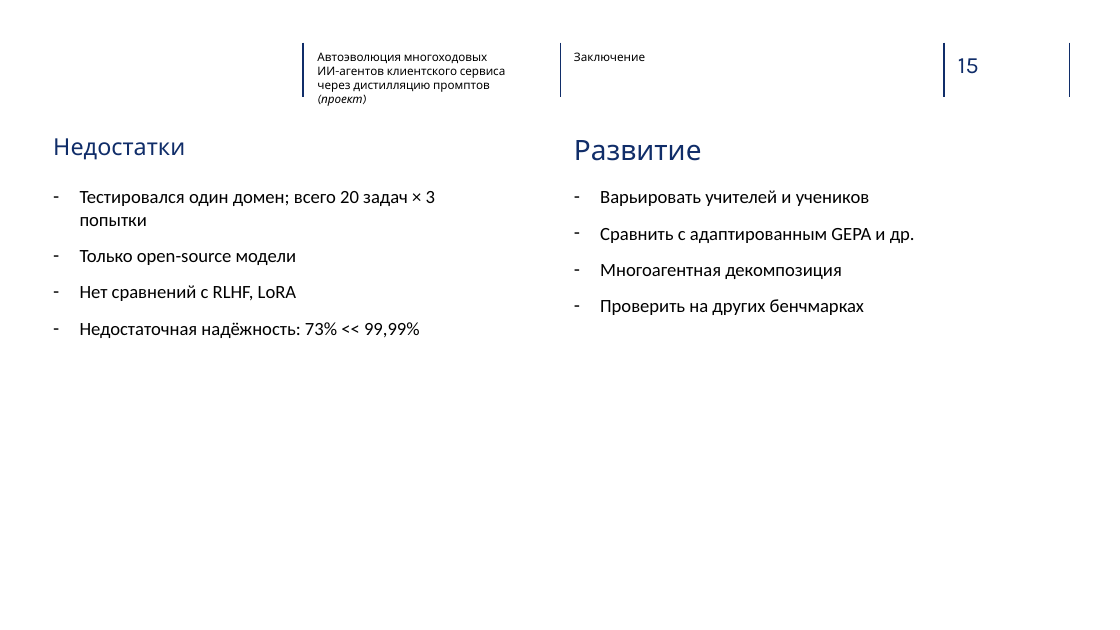
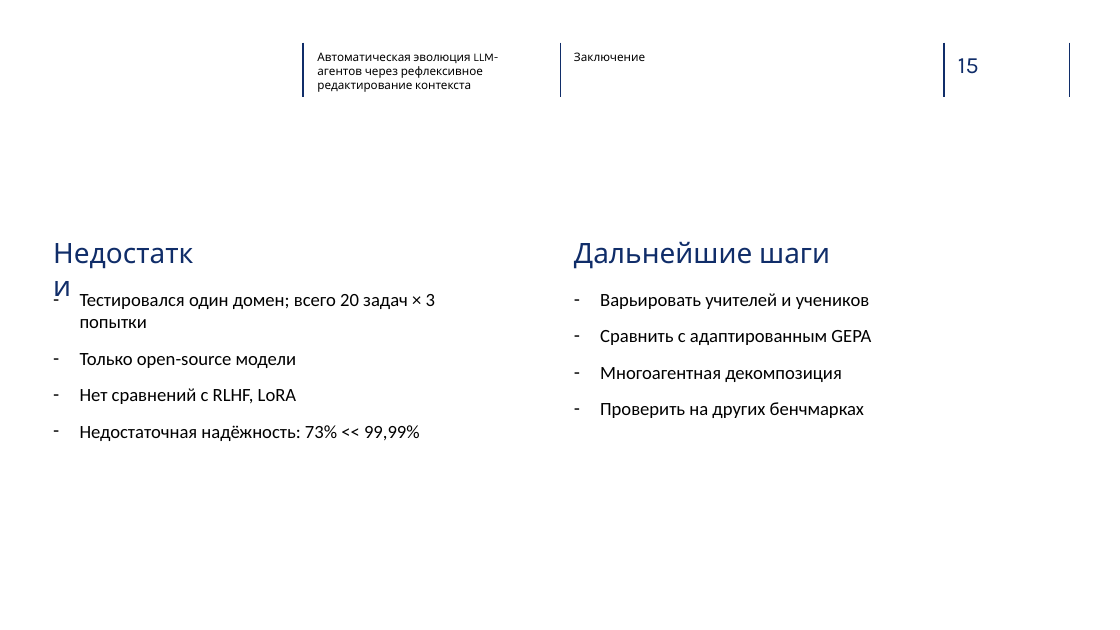
Before and after one commit to glebdementev/tau-evo, a slide deck: slide 14 of slides/defense_ru.pptx (slide 16 before the commit). Drawn at 1120x630 pixels with LibreOffice and Linux fonts; fonts in the diff are those of the drawing; background and template pictures are left out. Boxes give left, top, right and bottom in pixels: in the first picture for what was removed or moved away, otherwise in the second. Text is boxed around its words. In the diff, an @@ line names an element or a change of style, - is before the commit and + after.

```diff
--- a/slides/defense_ru.pptx
+++ b/slides/defense_ru.pptx
@@ text at bbox=[317, 52, 498, 92]: text changed @@
-Автоэволюция многоходовых
-ИИ-агентов клиентского сервиса через дистилляцию промптов (проект)
+Автоматическая эволюция LLM-агентов через рефлексивное редактирование контекста
@@ text removed at bbox=[574, 140, 702, 161] @@
-Развитие
@@ text "Недостатки": place and size @@
-text "Недостатки" at bbox=[53, 138, 185, 160]
+text "Недостатки" at bbox=[45, 231, 218, 273]
@@ text "Недостатки" at bbox=[45, 231, 218, 273]: size 20 to 24 pt @@
@@ text added at bbox=[574, 241, 830, 269], 24 pt, text #102D69 @@
+Дальнейшие шаги
@@ text "Тестировался один домен; всего 20 ...": place and size @@
-text "Тестировался один домен; всего 20 ..." at bbox=[80, 191, 435, 338]
+text "Тестировался один домен; всего 20 ..." at bbox=[80, 294, 435, 441]
@@ text "Варьировать учителей и учеников": place and size @@
-text "Варьировать учителей и учеников" at bbox=[600, 190, 915, 315]
+text "Варьировать учителей и учеников" at bbox=[600, 293, 871, 418]
@@ text at bbox=[600, 330, 871, 345]: text changed @@
-– Сравнить с адаптированным GEPA и др.
+– Сравнить с адаптированным GEPA
```
Also in this commit, not shown: 12 other slides changed, 2 slides added, 3 slides removed, 2 other files.
